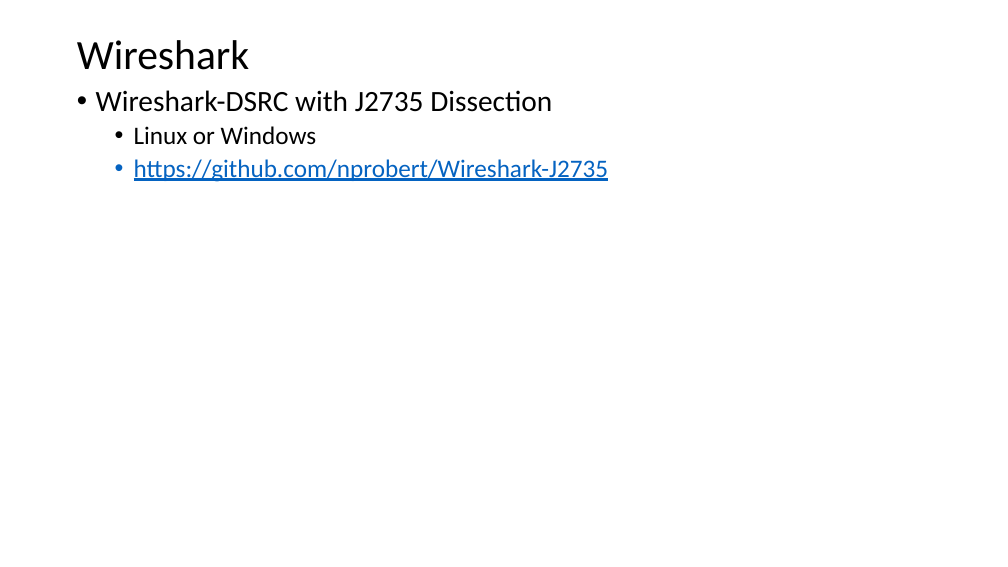
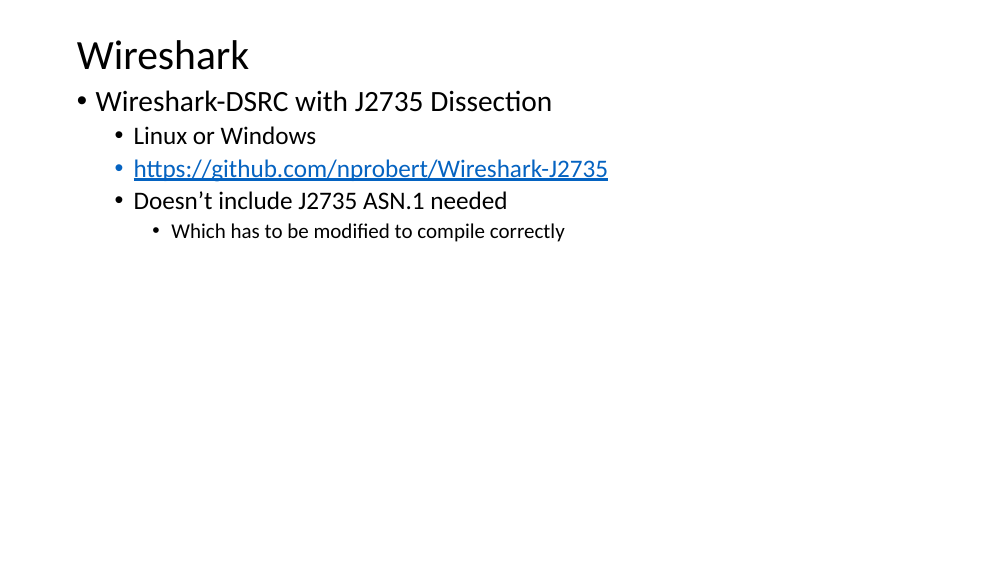
Before and after one commit to nprobert/j2735_tools, a slide deck: slide 22 of docs/NTCNA PCAP Decoder JSON Converter.pptx. Drawn at 1008x567 pixels with LibreOffice and Linux fonts; fonts in the diff are those of the drawing. Boxes give left, top, right and bottom in pixels: in the first picture for what was removed or moved away, otherwise in the second. Text is boxed around its words. In the diff, an @@ line names an element or a change of style, - is before the commit and + after.

```diff
--- a/docs/NTCNA PCAP Decoder JSON Converter.pptx
+++ b/docs/NTCNA PCAP Decoder JSON Converter.pptx
@@ text at (x1=134, y1=191, x2=565, y2=242): paragraphs added @@
+  • Doesn’t include J2735 ASN.1 needed
+    • Which has to be modified to compile correctly
```
Also in this commit, not shown: 8 other slides changed, 2 slides added, 2 slides removed.
